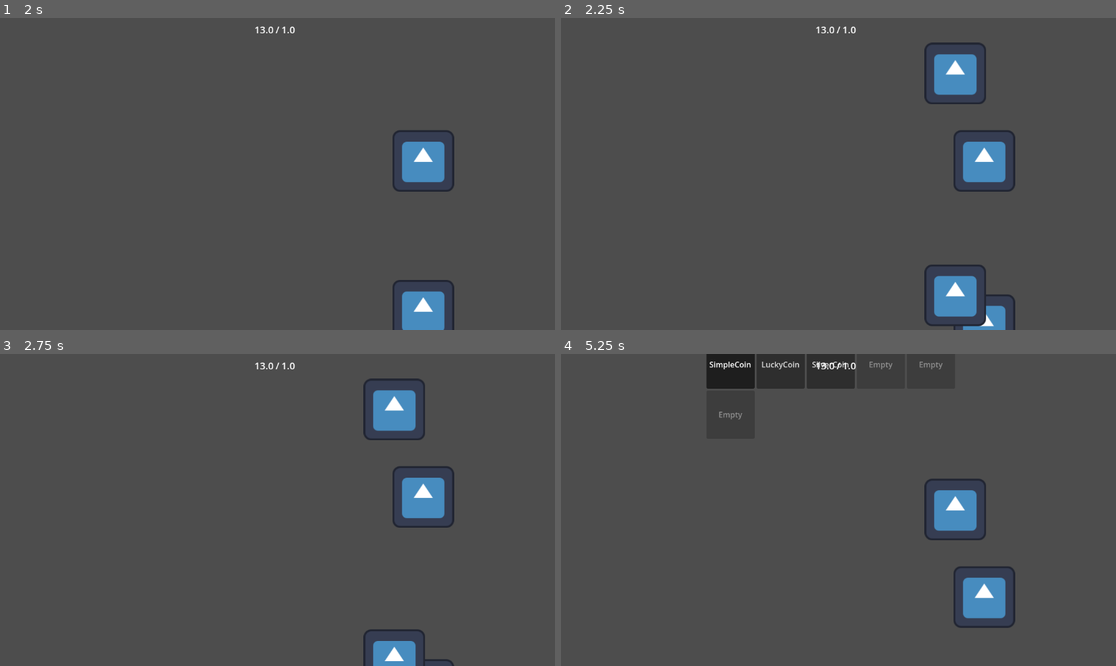
Above: before the commit, frames 1-4 (two rows, left to right).
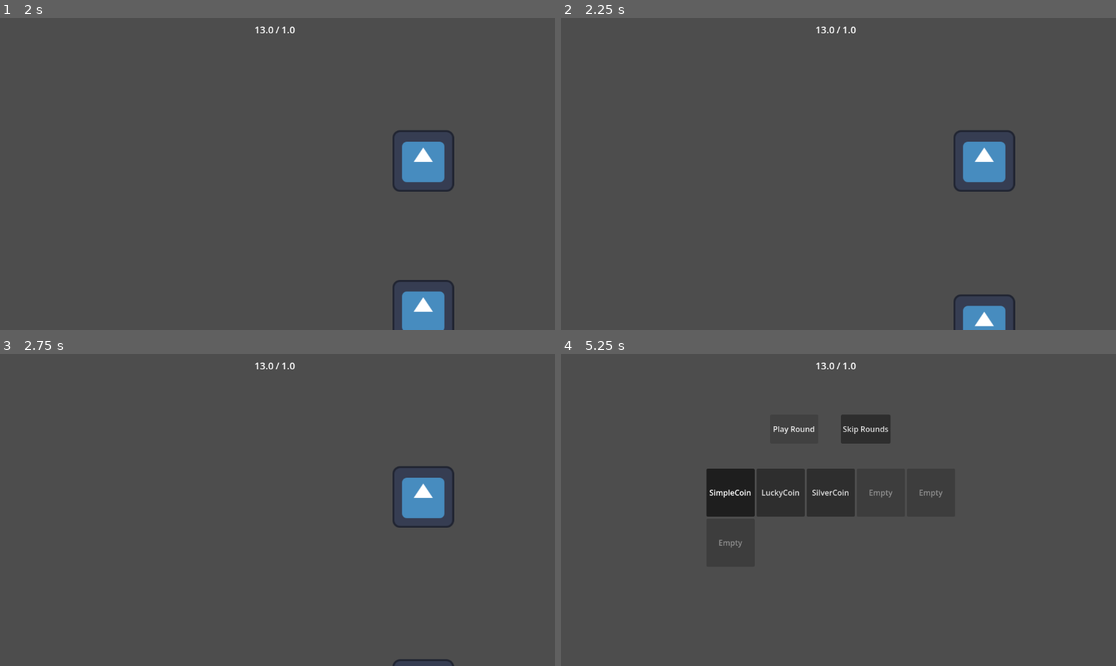
Above: after the commit, the same moments.

Repository: iceknith/Organ-Gambler-Full
Game: Godot game, scene res://src/game_scenes/main/main.tscn
The game is run twice, just before and just after one commit, with the same random seed, the same clock (stepped at 60 frames per second) and the same inputs. The engine's default icon, where the game draws it, is replaced by a stand-in: a white triangle on a blue panel in a dark square.
Inputs (mouse positions are in pixels of both pictures, inside the frame that each line leads up to):
- Up to frame 1 (2 s): click "Play Round" at 0.5 s; tap Enter (ui_accept) at 1.25, 1.52 s; move the mouse to (399, 158) at 1.27 s; hold D from 1.28 s (still down); hold Shift from 1.28 s (still down); click (399, 158) at 1.42 s
- Up to frame 2 (2.25 s): release D at 2 s; release Shift at 2 s; drag from (727, 189) to (810, 236) at 2.02 s
- Up to frame 3 (2.75 s): no input
- Up to frame 4 (5.25 s): move the mouse to (894, 441) at 2.77 s; hold D 2.78-3.5 s; tap Z at 2.85 s; drag from (810, 572) to (672, 463) at 3.52 s; tap Enter (ui_accept) at 4.25, 4.52 s; move the mouse to (1005, 556) at 4.27 s; hold Left 4.28-5 s; tap Tab at 4.35 s; click (794, 513) at 5 s, where only the run after the commit has a clickable "Play Round"

Frame 1 is identical in both runs. In frame 2, 2.7% of the frame differs, in the area x 65-77%, y 7-99%; in frame 3, 2.1%; in frame 4, 10%, in the area x 26-82%, y 0-88%.

Commit message:
conext message array

Diff:
--- a/src/game_datas/gameData.gd
+++ b/src/game_datas/gameData.gd
@@ -14,7 +14,9 @@
 		if max_rounds <= 0: return
 		if new_round >= max_rounds:
 			next_wave()
-			context_message(MessageLoader.get_message("first_wave.tres"))
+			request_context_message(MessageLoader.get_message("new_wave"))
+			request_context_message(MessageLoader.get_message("1"))
+			request_context_message(MessageLoader.get_message("first_wave"))
 		else:
 			_internal_round = new_round
 
@@ -51,7 +53,7 @@
 
 func on_game_over() -> void:
 	game_over.emit()
-	context_message(MessageLoader.get_message("game_over"))
+	request_context_message(MessageLoader.get_message("game_over"))
 	print("game over!")
 	wave =0
 	round = 0
@@ -64,26 +66,30 @@
 
 
 
-# Context screen gestion
+# Context screen gestion ----------------------------- WORK IN PROGRESS
 var message_array:Array[Messages]
 
 #Allows any script to request a context message
-func context_message(info:Messages) -> void:
+func request_context_message(info:Messages) -> void:
 	print("gameData recieved message:" + info.title)
 	message_array.append(info)
+	message_priority_sort()
 	#ajoute le message dans une liste de message
 
+func message_priority_sort() -> void:
+	pass
 
+# Messages can be displayed only on top of hub
 func display_context_message():
 	if !message_array.is_empty():
-		print("bruh?")
 		Main.main.switch_to_scene("context")
-		print("gameData is asking to display:" + message_array[0].title)
+		print("displaying:" + message_array[0].title)
 		message.emit(message_array[0])
 		message_array.pop_at(0)
 
+# Context done, show next context or stop
 func context_finished():
-
-	display_context_message()
-
-# faire en sorte que main connect fin de message a une methode ici comme ca
+	if(message_array.is_empty()):
+		Main.main.go_back()
+	else:
+		display_context_message()
--- a/src/game_scenes/main/main.gd
+++ b/src/game_scenes/main/main.gd
@@ -47,7 +47,7 @@
 
 	# Context / Hub signal management
 	#$GameScenes/hub.message_requested.connect(_on_hub_message_requested)# ---- /!\
-	#$GameScenes/context.context_finished.connect(_on_context_finished)# ---- /!\
+	$GameScenes/context.context_finished.connect(GameData.context_finished)# ---- /!\
 
 # Scene switching functions
 func switch_to_scene(sceneName:String, transition:SceneTransition = null) -> void:
--- a/src/messages/list/debug.tres
+++ b/src/messages/list/debug.tres
@@ -5,8 +5,8 @@
 [resource]
 script = ExtResource("1_6axc6")
 priority = 1
-title = "DEBUG"
-subtitle = "DEBUG MESSAGE"
-body = "DEBUG"
-duration = 2.0
+title = "DEBUG MESSAGE"
+subtitle = "404"
+body = "good luck on your journey"
+duration = 5.0
 metadata/_custom_type_script = "uid://3dv47nyyfbid"
--- a/src/messages/list/first_wave.tres
+++ b/src/messages/list/first_wave.tres
@@ -1,10 +1,11 @@
-[gd_resource type="Resource" script_class="messages" format=3 uid="uid://6jpyyk5sbgv6"]
+[gd_resource type="Resource" script_class="Messages" format=3 uid="uid://6jpyyk5sbgv6"]
 
 [ext_resource type="Script" uid="uid://3dv47nyyfbid" path="res://src/messages/messages.gd" id="1_ylje3"]
 
 [resource]
 script = ExtResource("1_ylje3")
-priority = 1
+priority = 2
 title = "FIRST WAVE"
 subtitle = "Bet you can gamble your way to victory?"
+duration = 3.0
 metadata/_custom_type_script = "uid://3dv47nyyfbid"
--- a/src/messages/list/game_over.tres
+++ b/src/messages/list/game_over.tres
@@ -1,4 +1,4 @@
-[gd_resource type="Resource" script_class="messages" format=3 uid="uid://6dv2e0jpjaa6"]
+[gd_resource type="Resource" script_class="Messages" format=3 uid="uid://6dv2e0jpjaa6"]
 
 [ext_resource type="Script" uid="uid://3dv47nyyfbid" path="res://src/messages/messages.gd" id="1_qrc42"]
 
--- a/src/messages/list/new_wave.tres
+++ b/src/messages/list/new_wave.tres
@@ -1,4 +1,4 @@
-[gd_resource type="Resource" script_class="messages" format=3 uid="uid://col860vjytmvn"]
+[gd_resource type="Resource" script_class="Messages" format=3 uid="uid://col860vjytmvn"]
 
 [ext_resource type="Script" uid="uid://3dv47nyyfbid" path="res://src/messages/messages.gd" id="1_ra70g"]
 
@@ -8,5 +8,5 @@
 title = "NEW WAVE !"
 subtitle = "ready for wave $wave ?"
 body = "you have $round !"
-duration = 2.0
+duration = 3.0
 metadata/_custom_type_script = "uid://3dv47nyyfbid"
--- a/src/messages/messageLoader.gd
+++ b/src/messages/messageLoader.gd
@@ -27,9 +27,9 @@
 	dir.list_dir_end()
 
 func get_message(name:String) -> Messages:
-	"""
 	if not message_paths.has(name):
 		push_error("Message not found: " + name)
-		return null
-		"""
-	return debug_message#message_paths[name])
+		debug_message.body = "did not found:" + name
+		return debug_message
+
+	return load(message_paths[name])
--- a/src/player/player.tscn
+++ b/src/player/player.tscn
@@ -11,5 +11,5 @@
 4: 1.0,
 5: 0.0
 })
-defaultOrgans = Array[String](["Hand", "Teeth"])
+defaultOrgans = Array[String](["Hand"])
 defaultCoins = Array[String](["SimpleCoin", "LuckyCoin", "SilverCoin"])
